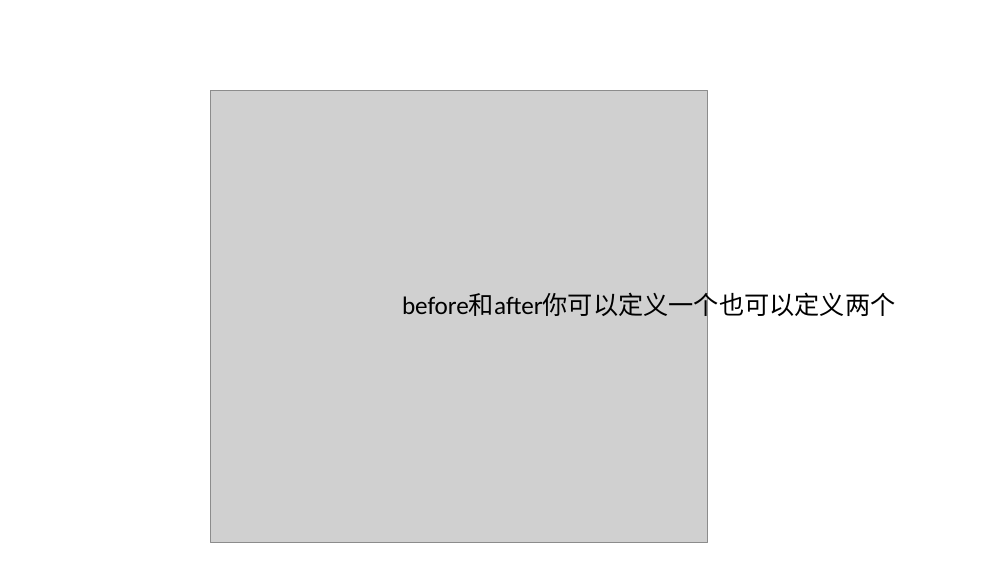
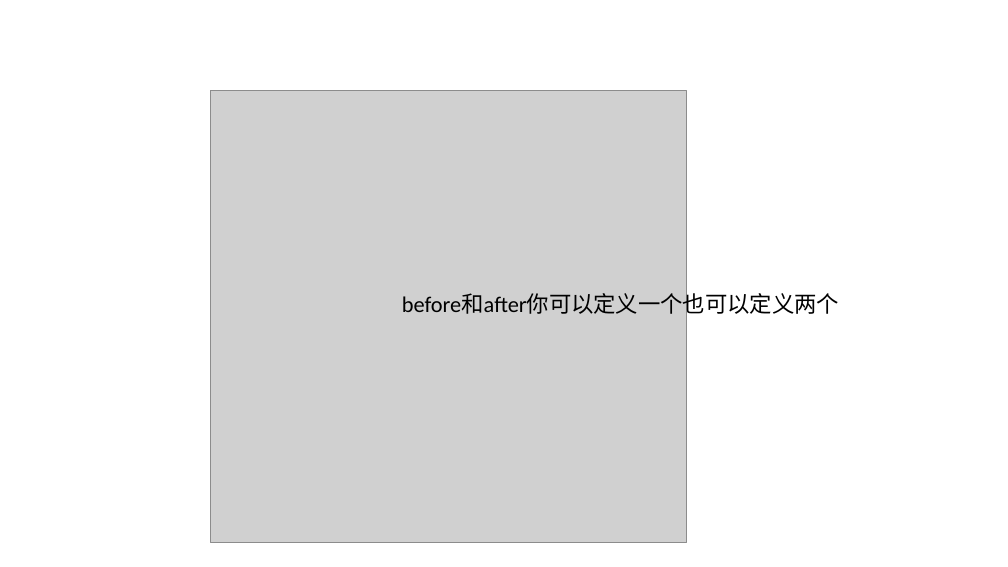
Before and after one commit to qicosmos/cppcon2017, a slide deck: slide 47 of CPP-Summit.pptx. Drawn at 1008x567 pixels with LibreOffice and Linux fonts; fonts in the diff are those of the drawing; grey boxes stand for pictures; background and template pictures are left out. Boxes give left, top, right and bottom in pixels: in the first picture for what was removed or moved away, otherwise in the second. Text is boxed around its words. In the diff, an @@ line names an element or a change of style, - is before the commit and + after.

```diff
--- a/CPP-Summit.pptx
+++ b/CPP-Summit.pptx
@@ picture: place and size @@
-picture at (211, 90, 708, 542)
+picture at (211, 90, 686, 542)
@@ text "before和after你可以定义一个也可以定义两个" at (402, 293, 839, 318): size 18 to 16 pt @@
```
Also in this commit, not shown: 33 other slides changed.
